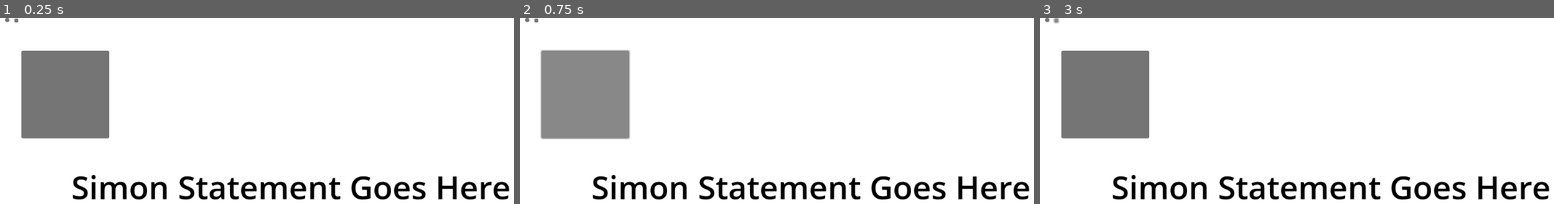
Above: before the commit, frames 1-3 (left to right).
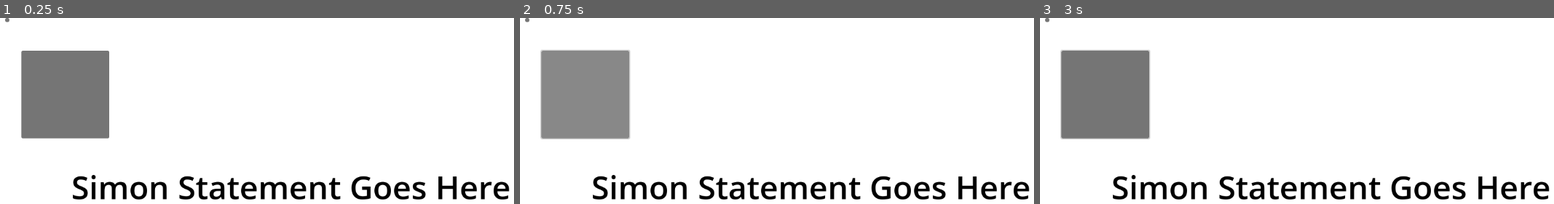
Above: after the commit, the same moments.

Repository: BKZeigler/CPSC362Platformer
Game: Godot game, scene res://scenes/level1s.tscn
Same seed, same stepped clock (60 frames per second), same inputs: the game is played once before the commit and once after it. This scene is started directly instead of the project's main scene.
Inputs (mouse positions are in pixels of both pictures, inside the frame that each line leads up to):
- Up to frame 1 (0.25 s): no input
- Up to frame 2 (0.75 s): click (586, 94) at 0.5 s
- Up to frame 3 (3 s): click (1106, 94) at 1.25 s; click (1106, 94) at 2 s; click (1055, 19) at 2.77 s

The runs differ from the first frame. In frame 1, less than 0.1% of the frame differs, in the area x 2-4%, y 0-3%; in frame 2, less than 0.1%; in frame 3, 0.3%, in the area x 2-22%, y 0-66%.

Commit message:
Rename yellow button and place in correct location

Diff:
--- a/scenes/level1s.tscn
+++ b/scenes/level1s.tscn
@@ -1,7 +1,10 @@
-[gd_scene load_steps=2 format=3 uid="uid://r6nx85y10xsx"]
+[gd_scene load_steps=3 format=3 uid="uid://r6nx85y10xsx"]
 
 [sub_resource type="StyleBoxFlat" id="StyleBoxFlat_cvdci"]
 bg_color = Color(1, 0, 0, 1)
+
+[sub_resource type="StyleBoxFlat" id="StyleBoxFlat_8xwam"]
+bg_color = Color(1, 1, 0, 1)
 
 [node name="level1s" type="Node2D"]
 
@@ -34,10 +37,11 @@
 theme_override_styles/normal = SubResource("StyleBoxFlat_cvdci")
 
 [node name="Button3" type="Button" parent="ColorRect"]
-offset_left = 37.0
-offset_top = 1.0
-offset_right = 45.0
-offset_bottom = 9.0
+offset_left = 471.0
+offset_top = 840.0
+offset_right = 695.0
+offset_bottom = 1064.0
+theme_override_styles/normal = SubResource("StyleBoxFlat_8xwam")
 
 [node name="Button4" type="Button" parent="ColorRect"]
 layout_mode = 0
